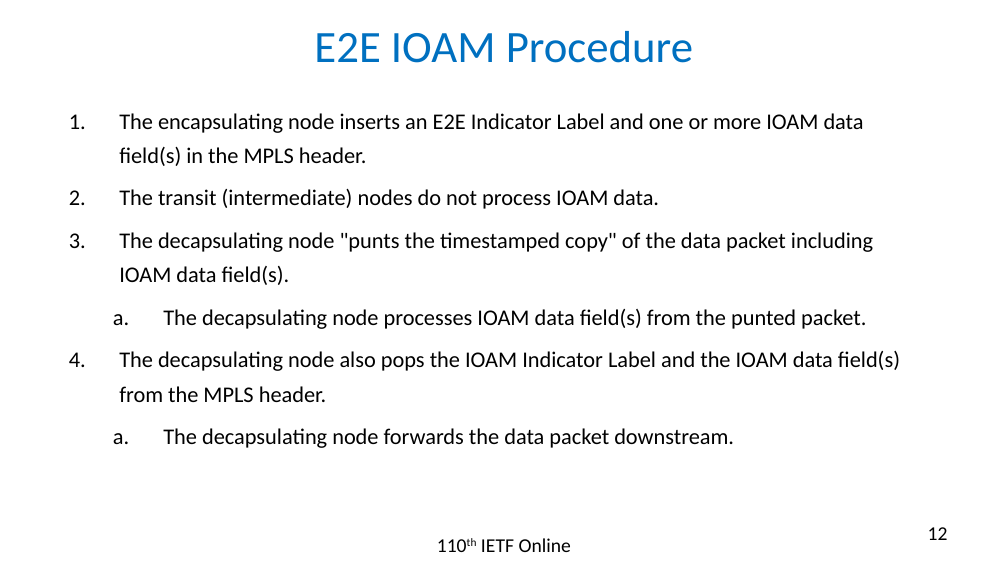
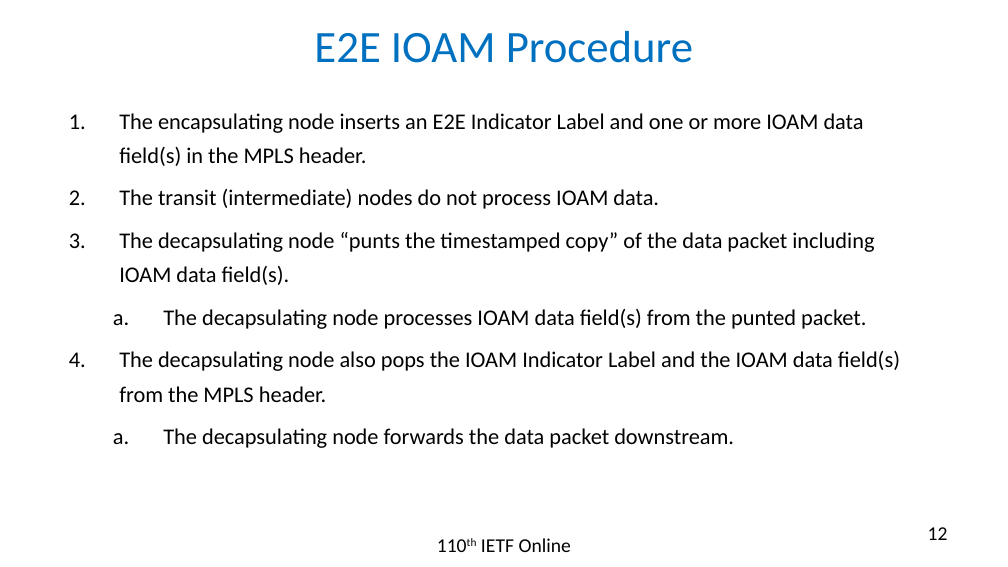
Before and after one commit to rakgandhi/ietf-slides, a slide deck: slide 12 of draft-gandhi-mpls-ioam-sr-05.pptx. Drawn at 1008x567 pixels with LibreOffice and Linux fonts; fonts in the diff are those of the drawing. Boxes give left, top, right and bottom in pixels: in the first picture for what was removed or moved away, otherwise in the second. Text is boxed around its words. In the diff, an @@ line names an element or a change of style, - is before the commit and + after.

```diff
--- a/draft-gandhi-mpls-ioam-sr-05.pptx
+++ b/draft-gandhi-mpls-ioam-sr-05.pptx
@@ text at (119, 232, 874, 285): text changed @@
-3. The decapsulating node "punts the timestamped copy" of the data packet including IOAM data field(s).
+3. The decapsulating node “punts the timestamped copy” of the data packet including IOAM data field(s).
```
Also in this commit, not shown: 10 other slides changed, 1 other file.
